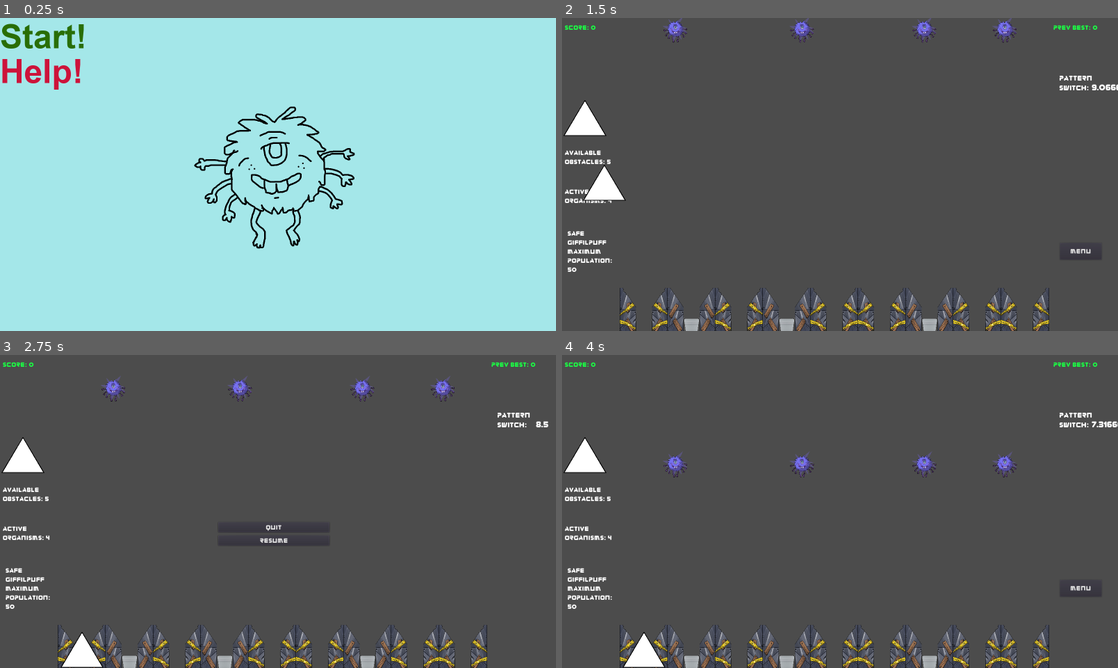
Above: before the commit, frames 1-4 (two rows, left to right).
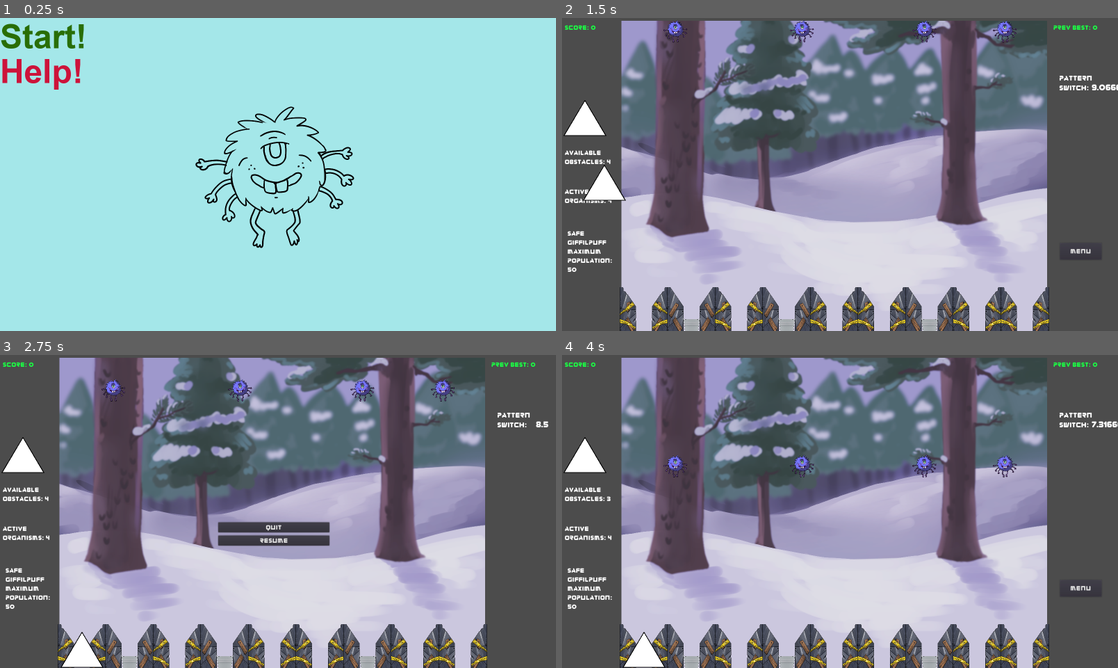
Above: after the commit, the same moments.

Repository: TreyDettmer/UP-Game-Jam-22
Game: Godot game, scene res://Scenes/MainMenu.tscn
Same seed, same stepped clock (60 frames per second), same inputs: the game is played once before the commit and once after it.
Inputs (mouse positions are in pixels of both pictures, inside the frame that each line leads up to):
- Up to frame 1 (0.25 s): no input
- Up to frame 2 (1.5 s): click "Start!" at 0.5 s; drag from (584, 133) to (645, 327) at 1.27 s
- Up to frame 3 (2.75 s): click "Menu" at 2 s
- Up to frame 4 (4 s): click "Resume" at 2.75 s; drag from (584, 470) to (645, 664) at 3.52 s

The runs differ from the first frame. In frame 1, 1.5% of the frame differs, in the area x 34-64%, y 28-74%; in frame 2, 58%, in the area x 8-88%, y 0-100%; in frame 3, 56%; in frame 4, 57%.

Commit message:
adding the background

Diff:
--- a/Project/Scenes/Main.tscn
+++ b/Project/Scenes/Main.tscn
@@ -10,6 +10,7 @@
 [ext_resource path="res://Sound/up-game-jam-22-theme-song.wav" type="AudioStream" id=8]
 [ext_resource path="res://Sound/GameOverSound.wav" type="AudioStream" id=9]
 [ext_resource path="res://Sound/click.wav" type="AudioStream" id=10]
+[ext_resource path="res://Art/game background blurry.png" type="Texture" id=11]
 
 [sub_resource type="DynamicFont" id=6]
 size = 24
@@ -48,6 +49,19 @@
 
 [node name="Main" type="Node2D"]
 script = ExtResource( 1 )
+
+[node name="Node2D" type="Node2D" parent="."]
+z_index = -1
+
+[node name="TextureRect" type="TextureRect" parent="Node2D"]
+margin_left = 171.0
+margin_top = 8.0
+margin_right = 1396.0
+margin_bottom = 908.0
+mouse_filter = 2
+mouse_default_cursor_shape = 2
+input_pass_on_modal_close_click = false
+texture = ExtResource( 11 )
 
 [node name="BucketTimer" type="Timer" parent="."]
 wait_time = 10.0
@@ -64,7 +78,7 @@
 valign = 1
 
 [node name="ScoreBuckets" type="Node2D" parent="."]
-position = Vector2( 53, 308 )
+position = Vector2( 53, 306 )
 script = ExtResource( 7 )
 
 [node name="ScoreBucket" parent="ScoreBuckets" instance=ExtResource( 2 )]
@@ -357,7 +371,6 @@
 [node name="ObstaclePile" parent="." instance=ExtResource( 3 )]
 position = Vector2( 66, 333 )
 
-[connection signal="maxCritterPop" from="." to="UI" method="_on_Main_maxCritterPop"]
 [node name="MusicPlayer" type="AudioStreamPlayer" parent="."]
 stream = ExtResource( 8 )
 volume_db = -40.0
@@ -371,6 +384,7 @@
 stream = ExtResource( 10 )
 volume_db = -30.0
 
+[connection signal="maxCritterPop" from="." to="UI" method="_on_Main_maxCritterPop"]
 [connection signal="updateHighScore" from="." to="UI" method="_on_Main_updateHighScore"]
 [connection signal="updateObstacles" from="." to="UI" method="_on_Main_updateObstacles"]
 [connection signal="updateOrganisms" from="." to="UI" method="_on_Main_updateOrganisms"]
--- a/Project/Scenes/MainMenu.tscn
+++ b/Project/Scenes/MainMenu.tscn
@@ -65,6 +65,7 @@
 position = Vector2( 803, 455 )
 scale = Vector2( 0.4, 0.4 )
 frames = SubResource( 4 )
+frame = 1
 playing = true
 
 [node name="MusicPlayer" type="AudioStreamPlayer" parent="."]
--- a/Project/Scenes/Organism.tscn
+++ b/Project/Scenes/Organism.tscn
@@ -279,7 +279,7 @@
 "times": PoolRealArray( 0 ),
 "transitions": PoolRealArray( 1 ),
 "update": 0,
-"values": [ true ]
+"values": [ false ]
 }
 tracks/9/type = "value"
 tracks/9/path = NodePath("Popframe2:visible")
@@ -393,6 +393,7 @@
 texture = ExtResource( 12 )
 
 [node name="Popframe1" type="Sprite" parent="."]
+visible = false
 position = Vector2( 0, -10 )
 scale = Vector2( 0.09, 0.09 )
 texture = ExtResource( 13 )
@@ -417,3 +418,4 @@
 
 [connection signal="body_entered" from="." to="." method="_on_Organism_body_entered"]
 [connection signal="body_exited" from="." to="." method="_on_Organism_body_exited"]
+[connection signal="animation_finished" from="AnimationPlayer" to="." method="_on_AnimationPlayer_animation_finished"]
--- a/Project/Scenes/ScoreBucket.tscn
+++ b/Project/Scenes/ScoreBucket.tscn
@@ -25,6 +25,9 @@
 "name": "default",
 "speed": 15.0
 } ]
+
+[sub_resource type="CanvasItemMaterial" id=3]
+blend_mode = 4
 
 [node name="ScoreBucket" type="StaticBody2D" groups=["ScoreBucket"]]
 scale = Vector2( 0.08, 0.08 )
@@ -73,8 +76,9 @@
 frames = SubResource( 2 )
 
 [node name="BucketNoLid" type="Sprite" parent="."]
-position = Vector2( 0, 52.5 )
-scale = Vector2( 0.08, 0.08 )
+material = SubResource( 3 )
+position = Vector2( 0, 60 )
+scale = Vector2( 0.085, 0.09 )
 z_index = 1
 texture = ExtResource( 12 )
 
--- a/Project/Scripts/Main.gd
+++ b/Project/Scripts/Main.gd
@@ -49,7 +49,6 @@
 	spawn_organisms();
 
 func _process(_delta):
-	#$BucketTimer.time_left
 	$PatternSwitchTimer.set_text(str($BucketTimer.time_left))
 
 	if  orgs.size() > endGame_populationLimit:
@@ -59,6 +58,9 @@
 	if Input.is_action_just_pressed("mute"):
 		var master_sound = AudioServer.get_bus_index("Master")
 		AudioServer.set_bus_mute(master_sound, !AudioServer.is_bus_mute(master_sound))
+
+	emit_signal("updateObstacles", $ObstaclePile.quantity)
+
 func create_organism_pool():
 	print("Creating organism pool...");
 	for i in range(max_organism_count):
@@ -129,6 +131,7 @@
 	if OS.get_ticks_msec() - orgs_reproduction_times[organism1_index] > 1000 and OS.get_ticks_msec() - orgs_reproduction_times[organism2_index] > 1000:
 		orgs_reproduction_times[organism1_index] = OS.get_ticks_msec();
 		orgs_reproduction_times[organism2_index] = OS.get_ticks_msec();
+
 		spawn_organism_family(organism1,organism2);
 
 func enable_organism(org):
@@ -144,8 +147,6 @@
 	org.set_physics_process(false);
 	org.get_node("CollisionShape2D").disabled = true;
 	org.set_mode(1);
-
-
 
 func _on_ScoreBucket_organism_scored(goodBucket,org):
 	if goodBucket:
--- a/Project/Scripts/Organism.gd
+++ b/Project/Scripts/Organism.gd
@@ -1,6 +1,8 @@
 extends RigidBody2D
 signal organism_reproduced(organism,partner);
 signal organism_died(organism);
+
+onready var animation = get_node("AnimationPlayer")
 
 # how long until two touching organisms reproduce
 export var reproduction_delay = 2.0;
@@ -33,7 +35,7 @@
 # Called every frame. 'delta' is the elapsed time since the previous frame.
 func _process(delta):
 	check_if_should_reproduce(delta);
-	$AnimationPlayer.play("Falling")
+	animation.play("Falling")
 
 func check_if_should_reproduce(_delta):
 
@@ -48,6 +50,8 @@
 					continue;
 				if OS.get_ticks_msec() - organisms_i_am_touching_times[organism_index] >= reproduction_delay * 1000.0:
 					# ensure that we are really "stuck" and not moving alongside another organism
+					animation.play("Pop")
+
 					if linear_velocity.length_squared() < 4.0:
 						organisms_i_am_touching_times[organism_index] = OS.get_ticks_msec();
 						emit_signal("organism_reproduced",self,organisms_i_am_touching[organism_index]);
@@ -120,3 +124,11 @@
 				form.origin.x = reset_position.x;
 				form.origin.y = reset_position.y;
 				state.set_transform(form);
+
+func popOrganism():
+	$AnimationPlayer.play("Pop")
+
+
+func _on_AnimationPlayer_animation_finished(anim_name):
+	if anim_name == "Pop":
+		pass
Binary file added: Project/Art/game background blurry.png
Not shown, added: Project/Art/game background blurry.png.import
Not shown: 1 places in Project/Scenes/Main.tscn that only renumber resources
Not shown: 1 places in Project/Scenes/ScoreBucket.tscn that only renumber resources
